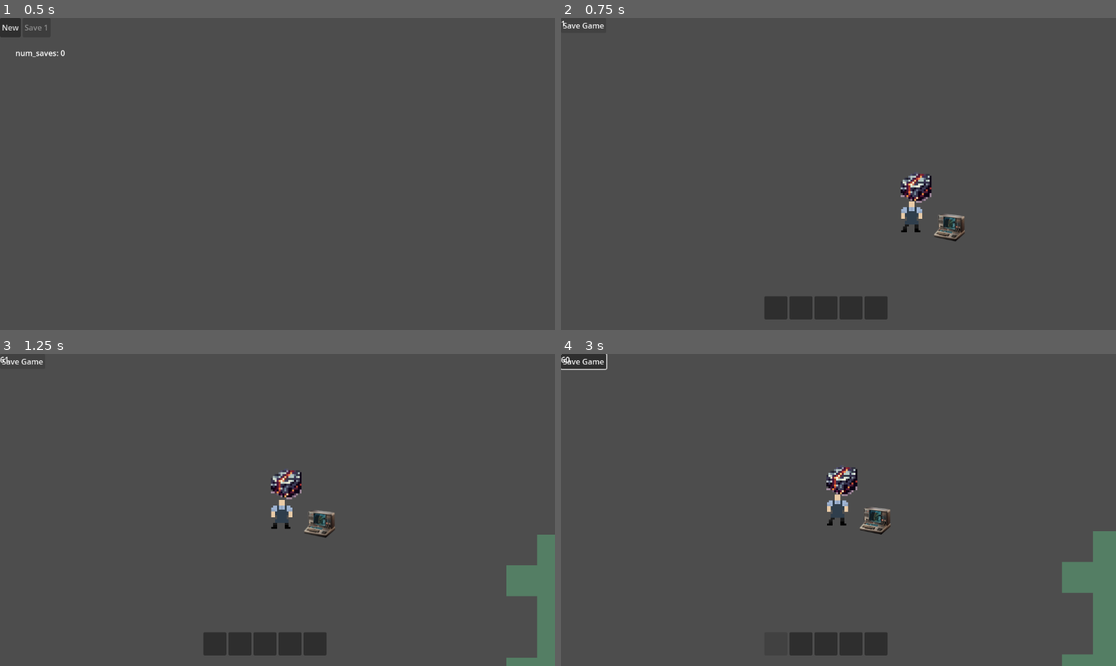
Above: before the commit, frames 1-4 (two rows, left to right).
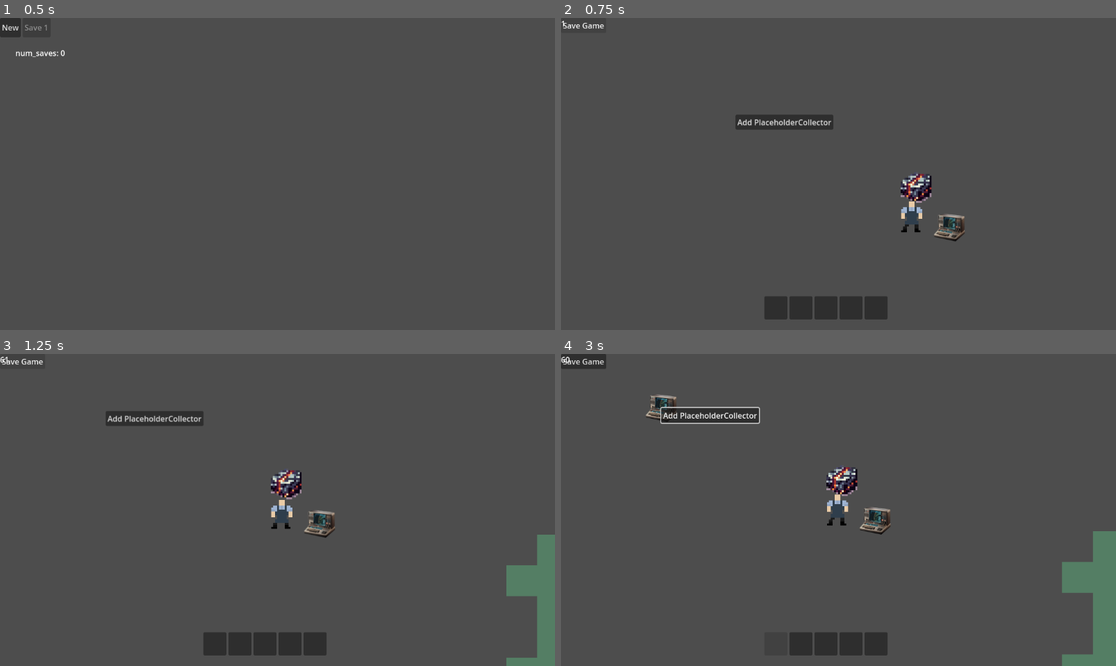
Above: after the commit, the same moments.

Repository: JustinDodemaide/Roads
Game: Godot game, scene res://MainMenu/MainMenu.tscn
Same seed, same stepped clock (60 frames per second), same inputs: the game is played once before the commit and once after it.
Inputs (mouse positions are in pixels of both pictures, inside the frame that each line leads up to):
- Up to frame 1 (0.5 s): no input
- Up to frame 2 (0.75 s): click "New" at 0.5 s
- Up to frame 3 (1.25 s): no input
- Up to frame 4 (3 s): click "Save Game" at 1.25 s; click (710, 416) at 2 s, where only the run after the commit has a clickable "Add PlaceholderCollector"; click (777, 644) at 2.75 s

Frame 1 is identical in both runs. In frame 2, 0.7% of the frame differs, in the area x 31-50%, y 30-36%; in frame 3, 0.7%; in frame 4, 1.2%, in the area x 0-36%, y 0-23%.

Commit message:
Test LevelObject

Diff:
--- a/Level/Level.gd
+++ b/Level/Level.gd
@@ -110,3 +110,8 @@
 	dropped_item.init(item_stack)
 	dropped_item.position = pos
 	add_level_object(dropped_item)
+
+
+func _on_add_place_holder_collector_pressed():
+	var lo = load("res://Level/LevelObjects/LO_PlaceholderCollector/LO_PlaceholderCollector.tscn").instantiate()
+	add_level_object(lo)
--- a/Level/Level.tscn
+++ b/Level/Level.tscn
@@ -49,3 +49,10 @@
 
 [node name="LO_IronOre" parent="LevelObjects" instance=ExtResource("4_ec6ho")]
 position = Vector2(375, 151)
+
+[node name="AddPlaceHolderCollector" type="Button" parent="."]
+offset_right = 8.0
+offset_bottom = 8.0
+text = "Add PlaceholderCollector"
+
+[connection signal="pressed" from="AddPlaceHolderCollector" to="." method="_on_add_place_holder_collector_pressed"]
--- /dev/null
+++ b/Level/LevelObjects/LO_PlaceholderCollector/LO_PlaceholderCollector.gd
@@ -0,0 +1,15 @@
+extends LevelObject
+
+func _name():
+	return "Placeholder Collector"
+
+func is_interaction_valid(_interactor) -> bool:
+	return true
+
+func interact(_interactor) -> void:
+	pass
+
+func producers() -> Array[Producer]:
+	var item = Global.player_location.resources.front()
+	var rate = ItemRate.new(item,1)
+	return [Producer.new([rate],id)]
--- /dev/null
+++ b/Level/LevelObjects/LO_PlaceholderCollector/LO_PlaceholderCollector.tscn
@@ -0,0 +1,54 @@
+[gd_scene load_steps=7 format=3 uid="uid://dwbgajdwnvy4b"]
+
+[ext_resource type="Script" path="res://Level/LevelObjects/LO_PlaceholderCollector/LO_PlaceholderCollector.gd" id="1_4haqn"]
+[ext_resource type="Texture2D" uid="uid://biiyvtullnfy7" path="res://Level/LevelObjects/LO_Terminal/Terminal.png" id="2_t2obf"]
+
+[sub_resource type="AtlasTexture" id="AtlasTexture_27nba"]
+atlas = ExtResource("2_t2obf")
+region = Rect2(0, 0, 66, 64)
+
+[sub_resource type="SpriteFrames" id="SpriteFrames_xtwcq"]
+animations = [{
+"frames": [{
+"duration": 1.0,
+"texture": SubResource("AtlasTexture_27nba")
+}],
+"loop": false,
+"name": &"default",
+"speed": 5.0
+}]
+
+[sub_resource type="RectangleShape2D" id="RectangleShape2D_noj8k"]
+size = Vector2(64, 64)
+
+[sub_resource type="RectangleShape2D" id="RectangleShape2D_qun2y"]
+size = Vector2(61, 61)
+
+[node name="LO_PlaceholderCollector" type="Node2D"]
+script = ExtResource("1_4haqn")
+
+[node name="AnimatedSprite2D" type="AnimatedSprite2D" parent="."]
+sprite_frames = SubResource("SpriteFrames_xtwcq")
+
+[node name="Area2D" type="Area2D" parent="."]
+
+[node name="CollisionShape2D" type="CollisionShape2D" parent="Area2D"]
+shape = SubResource("RectangleShape2D_noj8k")
+
+[node name="StaticBody2D" type="StaticBody2D" parent="."]
+
+[node name="CollisionShape2D" type="CollisionShape2D" parent="StaticBody2D"]
+shape = SubResource("RectangleShape2D_qun2y")
+
+[node name="Label" type="Label" parent="."]
+visible = false
+anchors_preset = 7
+anchor_left = 0.5
+anchor_top = 1.0
+anchor_right = 0.5
+anchor_bottom = 1.0
+offset_left = -20.0
+offset_top = -23.0
+offset_right = 20.0
+grow_horizontal = 2
+grow_vertical = 0
--- a/Level/LevelObjects/LevelObject.gd
+++ b/Level/LevelObjects/LevelObject.gd
@@ -41,7 +41,7 @@
 	save_additional_fields(save_dict)
 	return save_dict
 
-func save_additional_fields(save_dict:Dictionary) -> void: # Modifies the dictionary reference
+func save_additional_fields(_save_dict:Dictionary) -> void: # Modifies the dictionary reference
 	pass
 
 func _load(data:Dictionary) -> void:
--- a/World/WorldObjects/WO_Convoy/Producer/ItemRate.gd
+++ b/World/WorldObjects/WO_Convoy/Producer/ItemRate.gd
@@ -1,8 +1,8 @@
 class_name ItemRate
 
-var item:String
+var item:Item
 var slope:float
 
-func _init(_item:String, _slope:float):
+func _init(_item:Item, _slope:float):
 	item = _item
 	slope = _slope
--- a/World/WorldObjects/WO_Convoy/WO_Convoy.gd
+++ b/World/WorldObjects/WO_Convoy/WO_Convoy.gd
@@ -35,7 +35,7 @@
 			WorldObjectOption.new("Speed Boost"),
 	]
 
-func init(_vehicles:Array[Vehicle],_origin:WorldObject,_destination:WorldObject):
+func init_convoy(_vehicles:Array[Vehicle],_origin:WorldObject,_destination:WorldObject) -> void:
 	vehicles = _vehicles
 	origin = _origin
 	world_position = origin.world_position
--- a/World/WorldObjects/WorldObject.gd
+++ b/World/WorldObjects/WorldObject.gd
@@ -2,7 +2,7 @@
 class_name WorldObject
 
 var world_position:Vector2
-var resources:Array
+var resources:Array[Item]
 var producers:Array[Producer]
 var storage:Dictionary
 var vehicles:Array[Vehicle]
@@ -72,7 +72,7 @@
 	#print("launching convoy")
 	var convoy = load("res://World/WorldObjects/WO_Convoy/WO_Convoy.gd").new(faction)
 	Global.world.add_world_object(convoy)
-	convoy.init(v,self,destination)
+	convoy.init_convoy(v,self,destination)
 
 func save() -> Dictionary:
 # world_position
--- a/WorldMap/Modules/MapViewer/MapViewer.gd
+++ b/WorldMap/Modules/MapViewer/MapViewer.gd
@@ -17,6 +17,9 @@
 	text += "resources: "
 	for i in object.resources:
 		text += i.item_name() + " "
+	text += "\nstorage: "
+	for i in object.storage:
+		text += i.item_name() + "(" + str(object.storage[i]) + "), "
 	$ObjectInfo/Label.text = text
 	$ObjectInfo.visible = true
 	$ObjectInfo.position = object.world_position
--- a/WorldMap/WorldMap.gd
+++ b/WorldMap/WorldMap.gd
@@ -36,7 +36,7 @@
 	module.world_map = self
 	add_child(module)
 
-func _process(delta):
+func _process(_delta):
 	$Cursor.position = Global.world.tilemap.get_global_mouse_position()
 	$UI/GeneralInfo/WorldPosition.text = "(" + str(round($Cursor.position.x)) + ", " + str(round($Cursor.position.y)) + ")"
 
--- a/WorldMap/WorldMapObject/WorldMapObject.gd
+++ b/WorldMap/WorldMapObject/WorldMapObject.gd
@@ -42,7 +42,7 @@
 		string += str(items[item]) + "\n"
 	return string
 
-func _process(delta):
+func _process(_delta):
 	if Global.player_location == world_object:
 		$PlayerIndicator.visible = true
 	else:
Renamed: Level/LevelObjects/LO_Terminal/OIG.MQxu.jpg -> Level/LevelObjects/LO_PlaceholderCollector/OIG.MQxu.jpg
Not shown, changed: Level/LevelObjects/LO_PlaceholderCollector/OIG.MQxu.jpg.import
